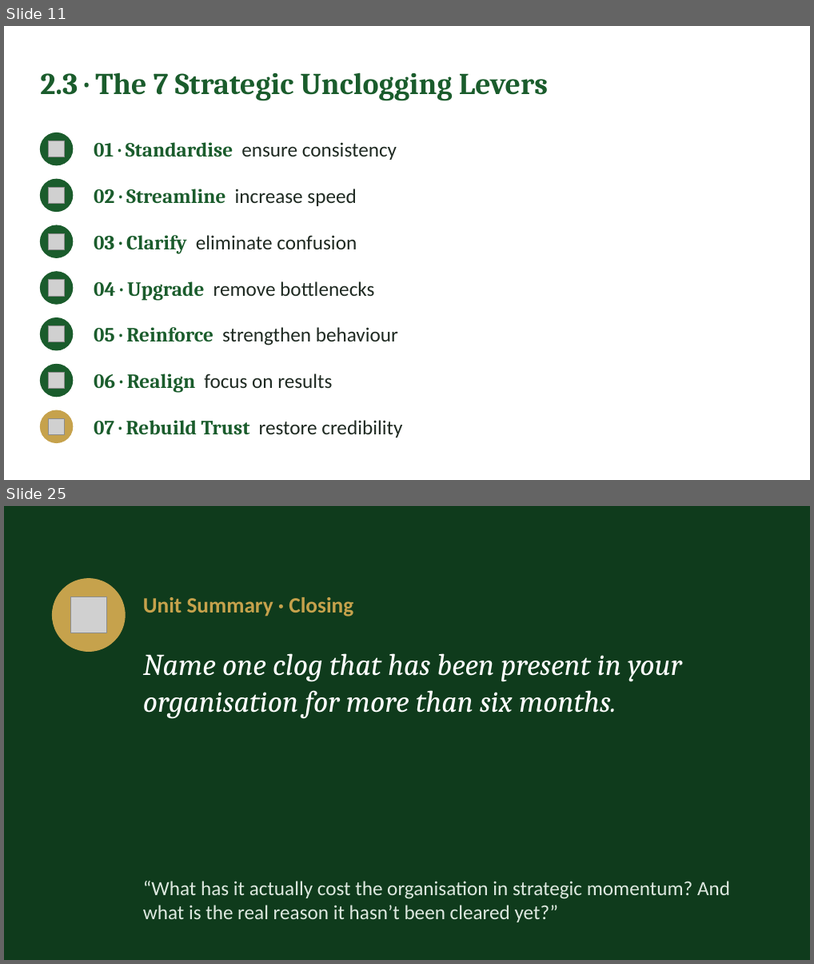
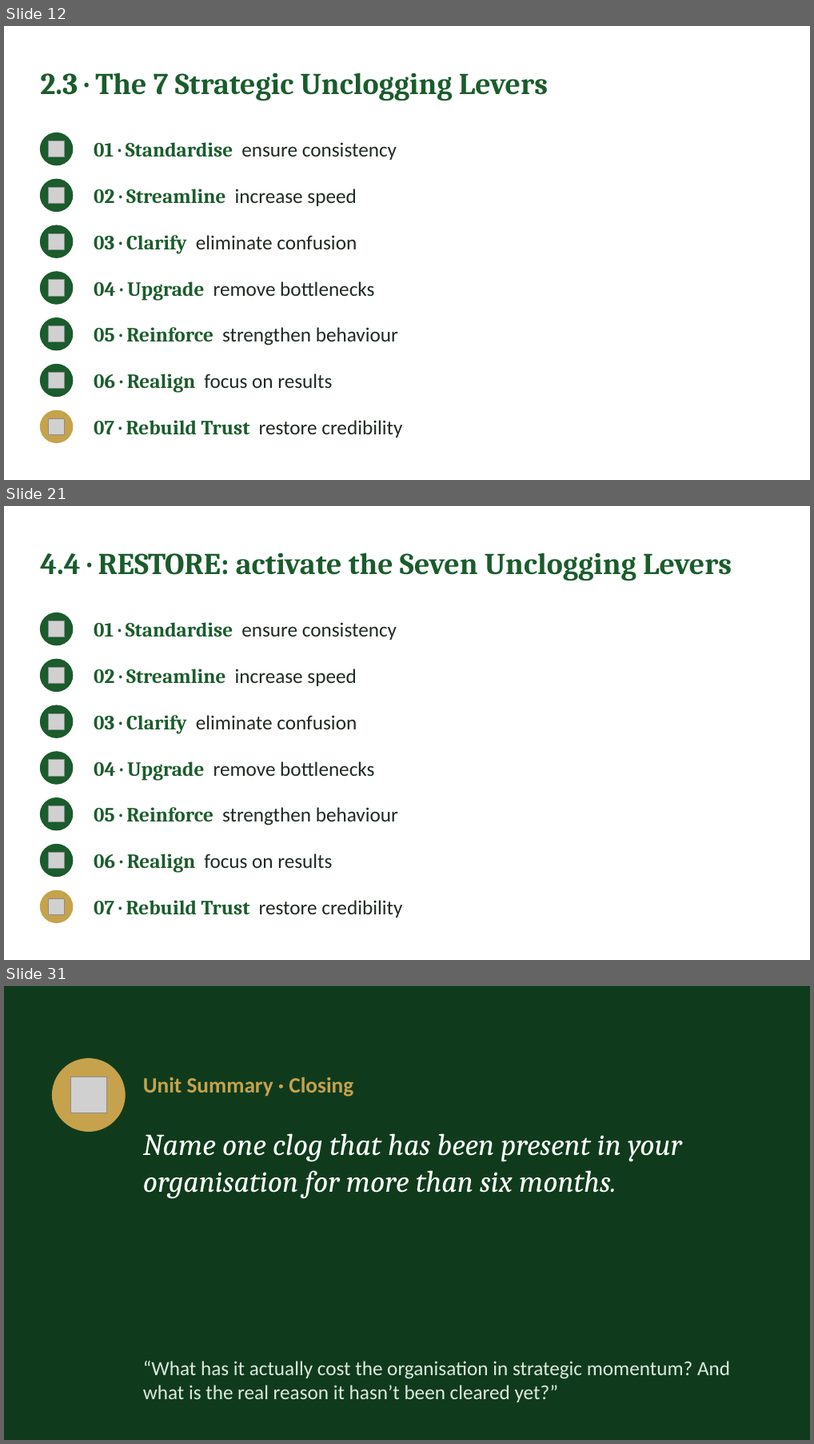
Before and after one commit to IBSL26/ibsl-platform, a slide deck: Unit decks/Unit 09 - Strategic Unclogging.pptx. Shown one above the other, each under a label of ours: slides 11 and 25 before the commit, slides 12, 21 and 31 after it; the slides between them are not shown. The pictures are 814x964 and 814x1444 pixels, drawn with LibreOffice and Linux fonts; fonts in the diff are those of the drawing; grey boxes stand for pictures. Boxes give left, top, right and bottom in pixels: in the first picture for what was removed or moved away, otherwise in the second. Text is boxed around its words. In the diff, an @@ line names an element or a change of style, - is before the commit and + after.

```diff
--- a/Unit decks/Unit 09 - Strategic Unclogging.pptx
+++ b/Unit decks/Unit 09 - Strategic Unclogging.pptx
@@ slide 21 added at [4, 506, 810, 960], background #FFFFFF @@
@@ text added at [40, 552, 732, 580], 36 pt, text #1A5C2C, bold @@
+4.4 · RESTORE: activate the Seven Unclogging Levers
@@ ellipse added at [40, 612, 73, 645], fill #1A5C2C, outline #1A5C2C 1 pt @@
@@ picture added at [48, 621, 65, 637] @@
@@ text added at [94, 622, 397, 640], 24 pt, text #1F2A22 @@
+01 · Standardise ensure consistency
@@ ellipse added at [40, 659, 73, 692], fill #1A5C2C, outline #1A5C2C 1 pt @@
@@ picture added at [48, 667, 65, 684] @@
@@ text added at [94, 668, 356, 686], 24 pt, text #1A5C2C, bold @@
+02 · Streamline increase speed
@@ ellipse added at [40, 705, 73, 738], fill #1A5C2C, outline #1A5C2C 1 pt @@
@@ picture added at [48, 713, 65, 730] @@
@@ text added at [94, 715, 357, 734], 24 pt, text #1F2A22 @@
+03 · Clarify eliminate confusion
@@ ellipse added at [40, 752, 73, 784], fill #1A5C2C, outline #1A5C2C 1 pt @@
@@ picture added at [48, 760, 65, 776] @@
@@ text added at [94, 761, 374, 780], 24 pt, text #1F2A22 @@
+04 · Upgrade remove bottlenecks
@@ ellipse added at [40, 797, 73, 830], fill #1A5C2C, outline #1A5C2C 1 pt @@
@@ picture added at [48, 806, 65, 822] @@
@@ text added at [94, 807, 398, 825], 24 pt, text #1F2A22 @@
+05 · Reinforce strengthen behaviour
@@ ellipse added at [40, 844, 73, 877], fill #1A5C2C, outline #1A5C2C 1 pt @@
@@ picture added at [48, 852, 65, 868] @@
@@ text added at [94, 853, 332, 872], 24 pt, text #1F2A22 @@
+06 · Realign focus on results
@@ ellipse added at [40, 890, 73, 923], fill #C6A24C, outline #C6A24C 1 pt @@
@@ picture added at [48, 898, 65, 914] @@
@@ text added at [94, 900, 402, 917], 24 pt, text #1F2A22 @@
+07 · Rebuild Trust restore credibility
@@ what was slide 11 is now slide 12 @@
@@ what was slide 25 is now slide 31 @@
```
Also in this commit, not shown: 12 slides changed, 9 other slides added, 4 slides removed, 29 other files.
